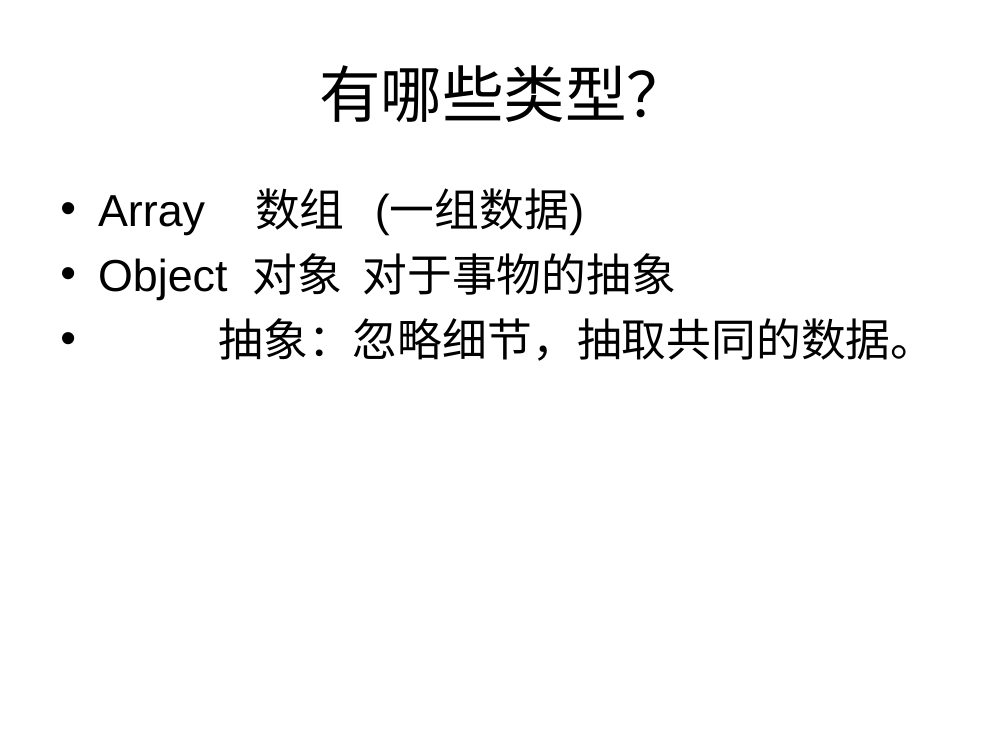
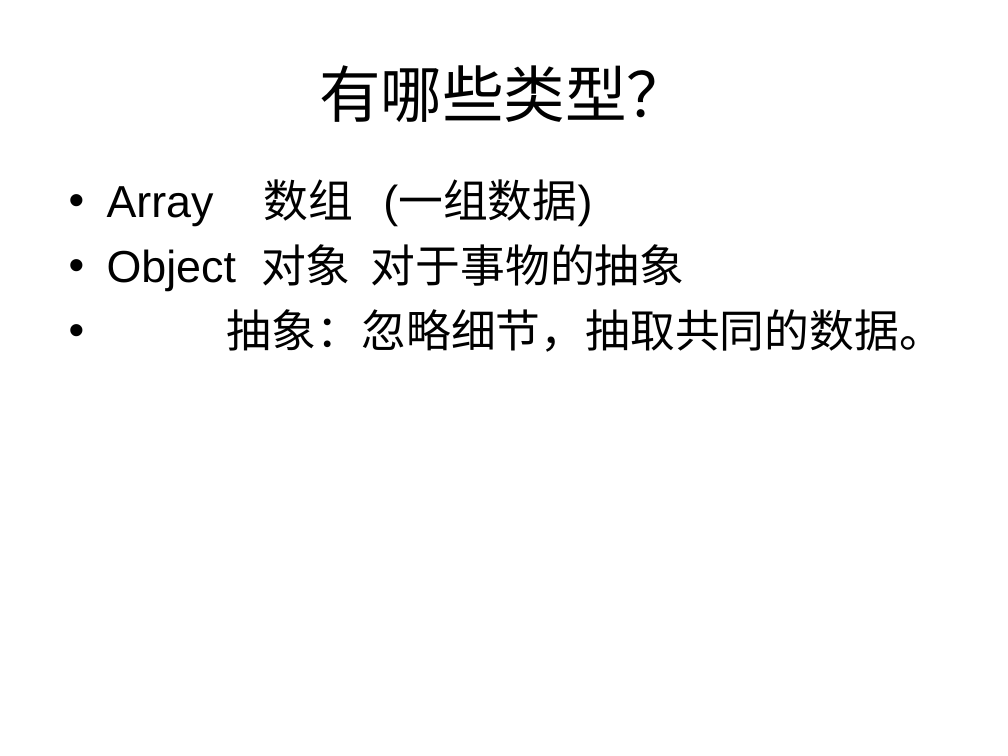
Before and after one commit to cd-vr1class/homework, a slide deck: slide 3 of ppt/7-8js数据类型.ppt. Drawn at 1008x756 pixels with LibreOffice and Linux fonts; fonts in the diff are those of the drawing. Boxes give left, top, right and bottom in pixels: in the first picture for what was removed or moved away, otherwise in the second. Text is boxed around its words. In the diff, an @@ line names an element or a change of style, - is before the commit and + after.

```diff
--- a/ppt/7-8js数据类型.ppt
+++ b/ppt/7-8js数据类型.ppt
@@ text "Array 数组 (一组数据)": place and size @@
-text "Array 数组 (一组数据)" at bbox=[98, 188, 936, 361]
+text "Array 数组 (一组数据)" at bbox=[107, 179, 944, 352]
```
Also in this commit, not shown: 5 other files.
